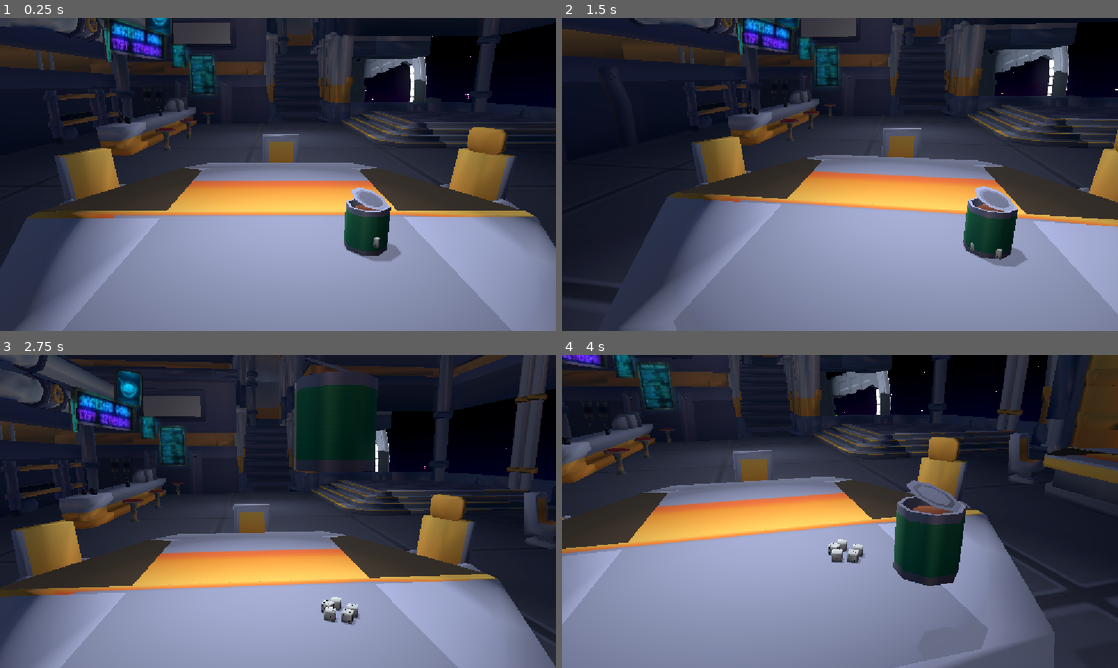
Above: before the commit, frames 1-4 (two rows, left to right).
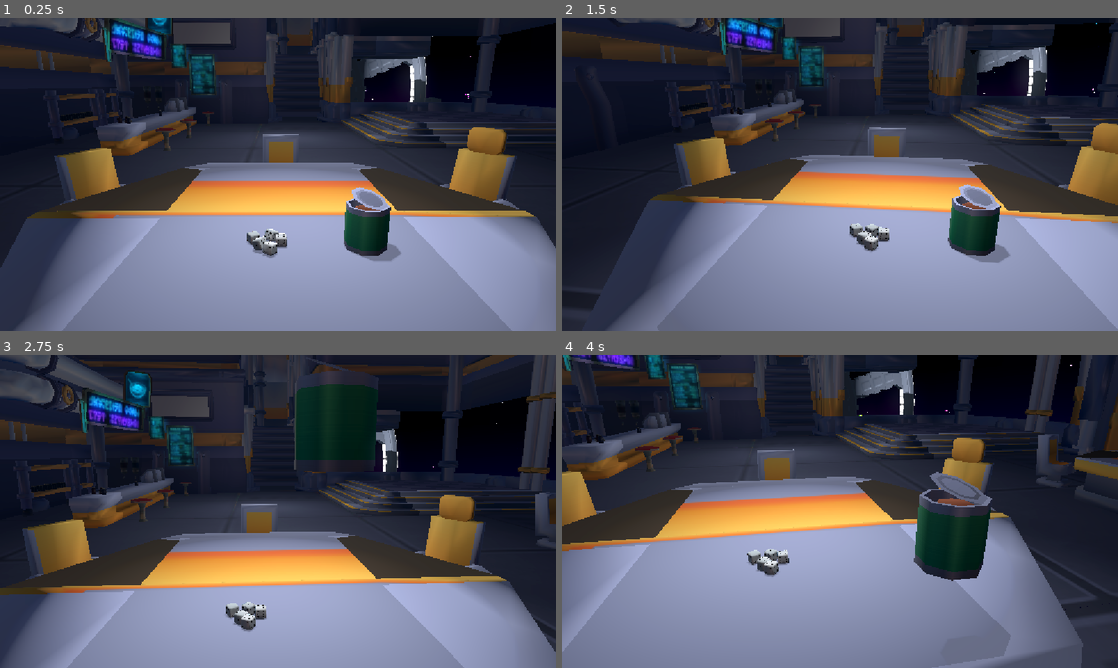
Above: after the commit, the same moments.

Repository: broskiiiadactyl/dice_game
Game: Godot game, scene res://Main.tscn
The game is run twice, just before and just after one commit, with the same random seed, the same clock (stepped at 60 frames per second) and the same inputs.
Inputs (mouse positions are in pixels of both pictures, inside the frame that each line leads up to):
- Up to frame 1 (0.25 s): no input
- Up to frame 2 (1.5 s): move the mouse to (962, 158) at 0.52 s; press the mouse at (962, 158) at 0.53 s; move the mouse to (728, 190) at 1.27 s; release the mouse at (728, 190) at 1.28 s; right-click (728, 190) at 1.35 s
- Up to frame 3 (2.75 s): move the mouse to (333, 442) at 2.02 s; press the mouse at (333, 442) at 2.03 s
- Up to frame 4 (4 s): tap Enter at 2.75 s; move the mouse to (812, 574) at 2.77 s; release the mouse at (812, 574) at 2.78 s; right-click (812, 574) at 2.85 s; move the mouse to (1006, 558) at 3.52 s; press the mouse at (1006, 558) at 3.53 s

The runs differ from the first frame. In frame 1, 0.5% of the frame differs, in the area x 44-75%, y 15-77%; in frame 2, 22%; in frame 3, 16%; in frame 4, 31%, in the area x 0-100%, y 0-100%.

Commit message:
still working on dice
-they can be accessed by unique name reference now
-syntax is %dN where N is the dice number

Diff:
--- a/Main.tscn
+++ b/Main.tscn
@@ -51,6 +51,7 @@
 transform = Transform3D(1, 0, 0, 0, 0.9659259, 0.25881907, 0, -0.25881907, 0.9659258, -1.2046471, 1.9092319, 8.255807)
 fov = 50.0
 script = ExtResource("3_lgr22")
+max_yaw = 75.0
 max_pitch = 50.0
 
 [node name="Player Cup" parent="Player" unique_id=2144877282 instance=ExtResource("4_cm0pq")]
@@ -59,12 +60,9 @@
 
 [node name="Dice Spawner" parent="Player" unique_id=1254509806 instance=ExtResource("2_r0du0")]
 unique_name_in_owner = true
-transform = Transform3D(1.0000007, 0, -2.0861626e-07, 0, 1, 0, 2.0861626e-07, 0, 1.0000007, -0.5829878, 0.8955653, 6.0914836)
+transform = Transform3D(1.0000007, 0, -2.0861626e-07, 0, 1, 0, 2.0861626e-07, 0, 1.0000007, -1.273215, 0.8699107, 6.0914836)
 spawn_scene = ExtResource("1_glv2v")
-spawn_count = 6
 use_random_rotation = true
-rotation_range = Vector3(5, 5, 5)
-spawn_timer = 0.1
 
 [node name="Cup Bounds" type="MeshInstance3D" parent="Player" unique_id=403640780]
 unique_name_in_owner = true
--- a/Scripts/spawner.gd
+++ b/Scripts/spawner.gd
@@ -1,43 +1,27 @@
 extends Node3D
 
-#This is a general spawner
-#Spawns objects on load
-#Add the scene of whatever you want to spawn in the inspector
+#This is a dice spawner
+#Spawns dice on command
 
 @export_group("Spawn Parameters")
-@export var spawn_scene: PackedScene
-@export var spawn_count := 5
-#@export var use_random_offset := false
-#@export var spawn_range := Vector3(0,0,0)
+@export var spawn_scene: PackedScene = load("res://Assets/Dice/Scenes/player_die.tscn")
 @export var use_random_rotation := false
-@export var rotation_range := Vector3(0,0,0)
+@export var rotation_range := Vector3(360,360,360)
 @export var spawn_timer := 0.0
 
 @export_group("Dice Placement")
 @export var radius : float = 0.1
 
 func _ready() -> void:
-	spawn_objects()
+	spawn_objects(5)
 
-func spawn_objects() -> void:
+func spawn_objects(spawn_count: int) -> void:
 	if spawn_scene == null:
 		push_warning("No scene to spawn. Assign a scene.")
 		return
 
-	for i in range(1, spawn_count):
-		print(i)
-		#var x := spawn_range.x
-		#var y := spawn_range.y
-		#var z := spawn_range.z
-		#
-		#var pos = global_transform.origin
-		#if use_random_offset:
-			#pos += Vector3(
-				#randf_range(-x, x),
-				#randf_range(-y, y),
-				#randf_range(-z, z)
-			#)
-		var pos = place_dice(global_position, i - 1)
+	for i in range(spawn_count):
+		var pos = place_dice(global_position, i - 1, spawn_count)
 
 		var rot_x := rotation_range.x
 		var rot_y := rotation_range.y
@@ -55,14 +39,16 @@
 			await wait(spawn_timer)
 
 		var instance := spawn_scene.instantiate()
-		#print(instance.name, " spawned at ", pos)
 		add_child(instance)
 		instance.global_position = pos
 		instance.global_rotation = rot
+		instance.name = str("d", i + 1)
+		instance.owner = self
+		instance.unique_name_in_owner = true
 
-func place_dice(center: Vector3, dice: int) -> Vector3:
+func place_dice(center: Vector3, dice: int, spawn_count: int) -> Vector3:
 
-	var angle : float = ((2 * PI) / (spawn_count - 1)) * dice
+	var angle : float = ((2 * PI) / (spawn_count)) * dice
 	var point = Vector2(center.x, center.z) + Vector2(cos(angle), sin(angle)) * radius
 	return Vector3(point.x, center.y, point.y)
 
